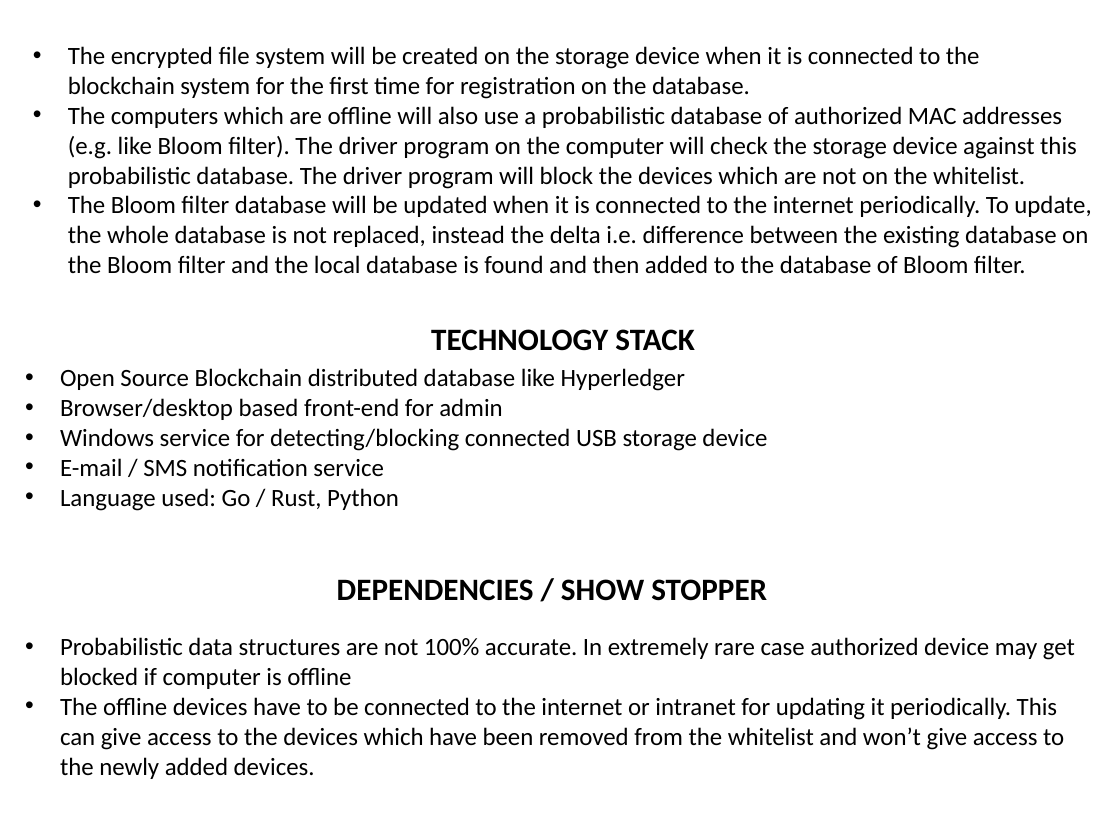
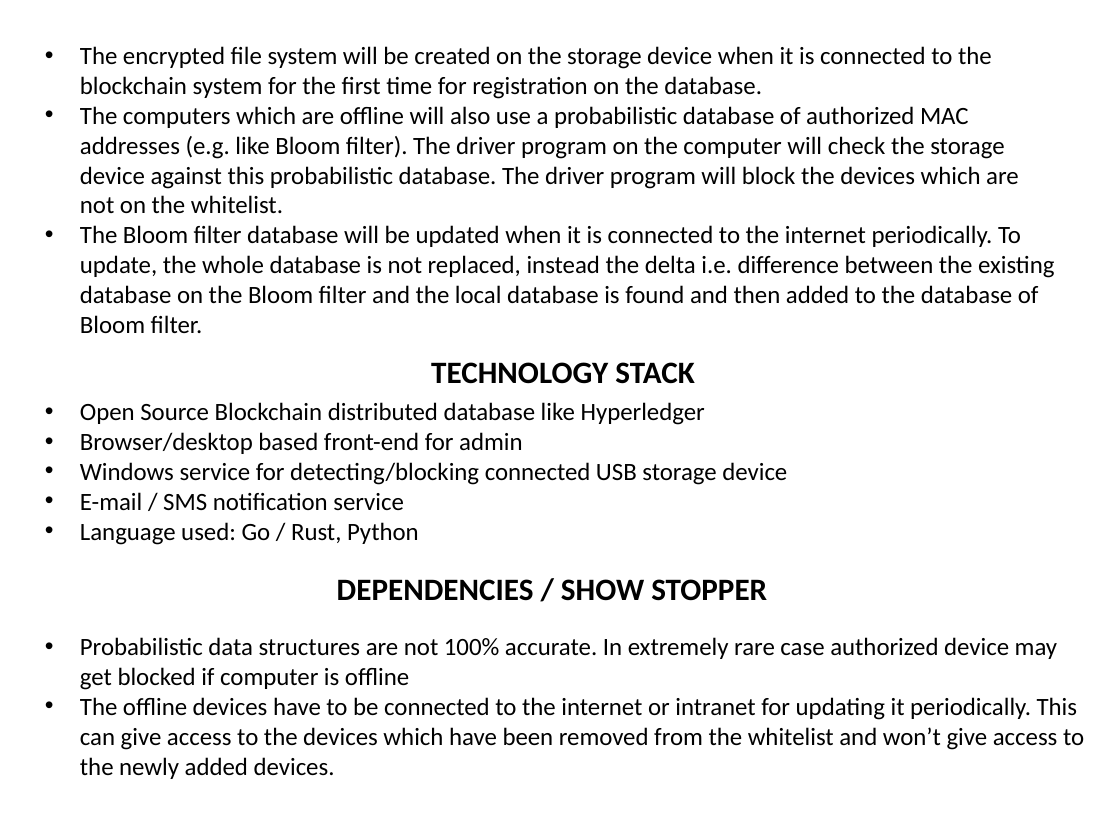
Before and after one commit to Dashree/sih2018, a slide deck: slide 2 of Gov_templates/USB_whitelist.pptx. Drawn at 1120x840 pixels with LibreOffice and Linux fonts; fonts in the diff are those of the drawing. Boxes give left, top, right and bottom in pixels: in the first picture for what was removed or moved away, otherwise in the second. Text is boxed around its words. In the diff, an @@ line names an element or a change of style, - is before the commit and + after.

```diff
--- a/Gov_templates/USB_whitelist.pptx
+++ b/Gov_templates/USB_whitelist.pptx
@@ text "The encrypted file system will ..." rewrapped from [68,46,1091,274] to [80,46,1054,304] @@
@@ text "TECHNOLOGY STACK": place and size @@
-text "TECHNOLOGY STACK" at [431,329,694,351]
+text "TECHNOLOGY STACK" at [431,362,694,384]
@@ text "Open Source Blockchain distributed database ...": place and size @@
-text "Open Source Blockchain distributed database ..." at [60,368,767,511]
+text "Open Source Blockchain distributed database ..." at [80,402,787,545]
@@ text "Probabilistic data structures are not ..." rewrapped from [60,637,1075,779] to [80,637,1084,779] @@
```
Also in this commit, not shown: 2 other slides changed.
